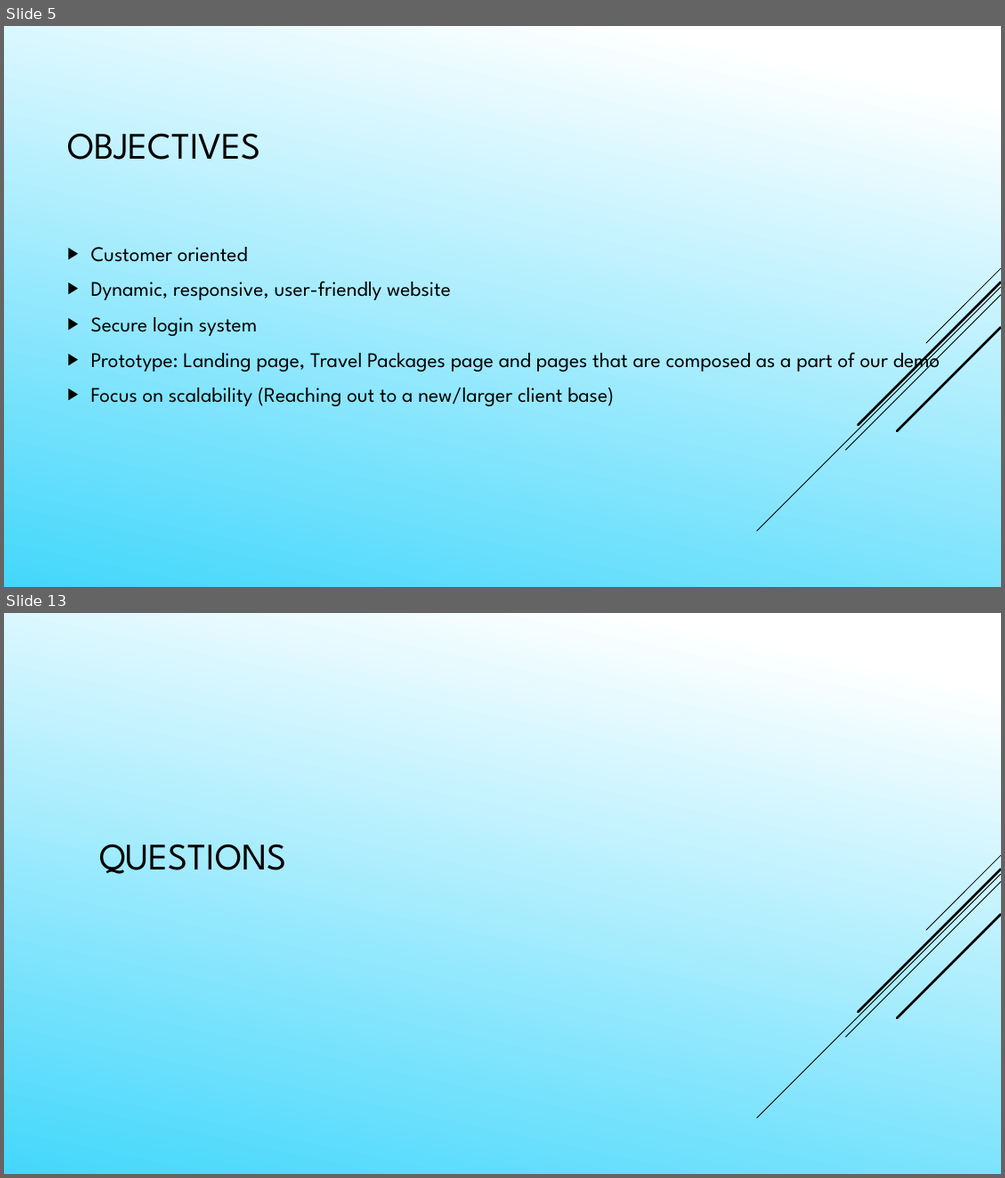
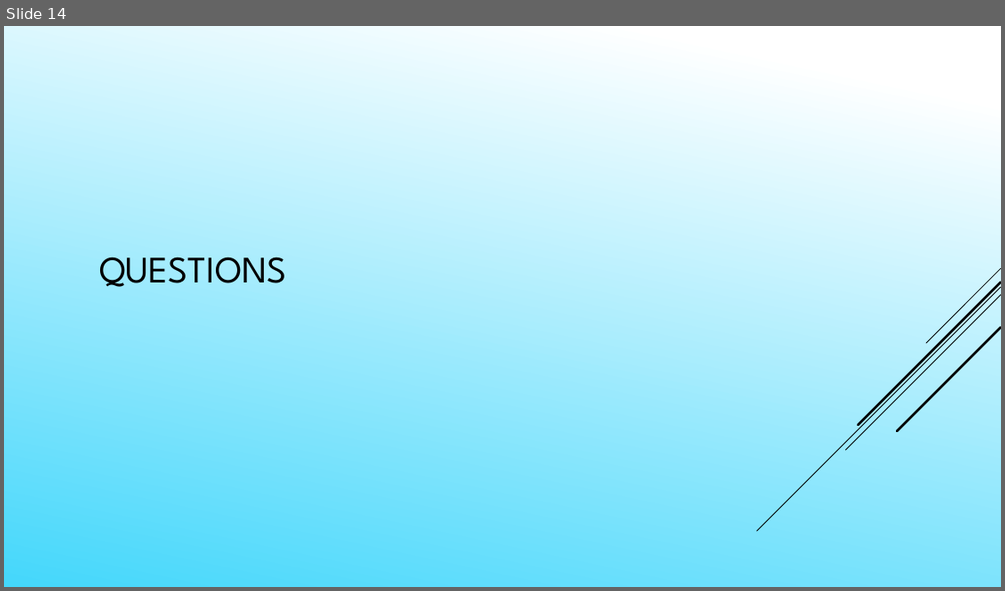
Before and after one commit to Daefikio/OOD2018Team2pro, a slide deck: Presentation Powerpoint.pptx. Shown one above the other, each under a label of ours: slides 5 and 13 before the commit, slide 14 after it; the slides between them are not shown. The pictures are 1005x1178 and 1005x591 pixels, drawn with LibreOffice and Linux fonts; fonts in the diff are those of the drawing. Boxes give left, top, right and bottom in pixels: in the first picture for what was removed or moved away, otherwise in the second. Text is boxed around its words. In the diff, an @@ line names an element or a change of style, - is before the commit and + after.

```diff
--- a/Presentation Powerpoint.pptx
+++ b/Presentation Powerpoint.pptx
@@ slide 5 removed at (4,26,1001,587), background gradient #FFFFFF to #45D7FB; not listed: 5 template elements that a slide beside it also shows @@
@@ title removed at (67,133,260,160) @@
-OBJECTIVES
@@ text removed at (91,247,939,406) @@
-▶ Customer oriented
-▶ Dynamic, responsive, user-friendly website
-▶ Secure login system
-▶ Prototype: Landing page, Travel Packages page and pages that are composed as a part of our demo
-▶ Focus on scalability (Reaching out to a new/larger client base)
@@ what was slide 13 is now slide 14 @@
```
Also in this commit, not shown: 10 slides changed, 3 slides added, 1 other slide removed, 1 other file.
